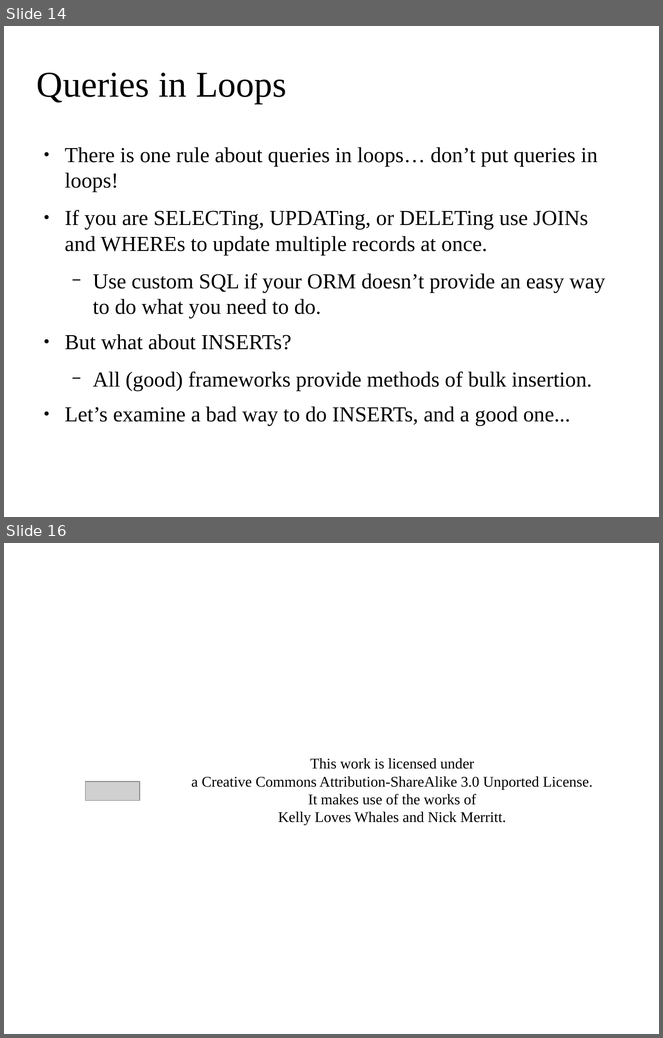
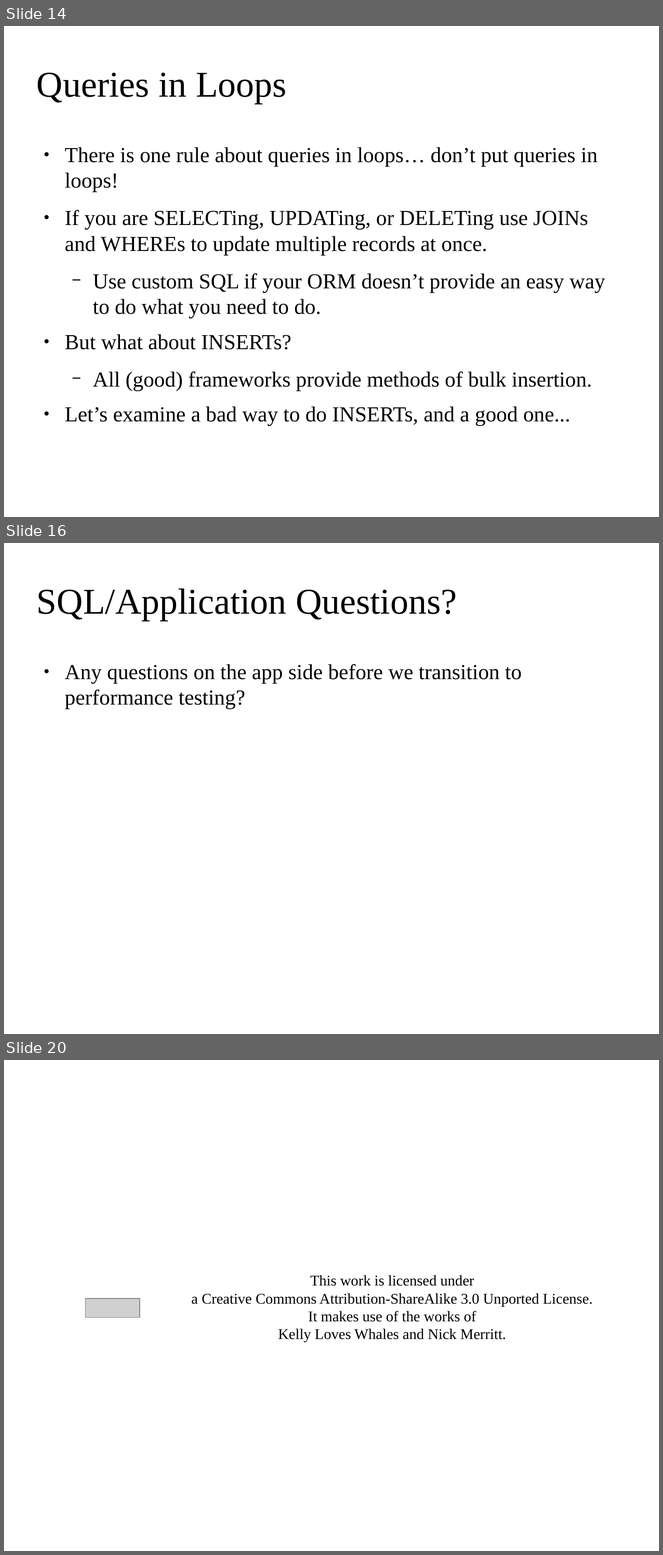
Before and after one commit to aaronFranssell/performance-tuning-and-jmeter, a slide deck: presentation.odp. Shown one above the other, each under a label of ours: slides 14 and 16 before the commit, slides 14, 16 and 20 after it; the slides between them are not shown. The pictures are 663x1038 and 663x1555 pixels, drawn with LibreOffice and Linux fonts; fonts in the diff are those of the drawing; grey boxes stand for pictures; background and template pictures are left out. Boxes give left, top, right and bottom in pixels: in the first picture for what was removed or moved away, otherwise in the second. Text is boxed around its words. In the diff, an @@ line names an element or a change of style, - is before the commit and + after.

```diff
--- a/presentation.odp
+++ b/presentation.odp
@@ slide 16 added at [4,543,659,1034], background picture (left out) @@
@@ title added at [37,588,457,621], 44 pt, text #000000 @@
+SQL/Application Questions?
@@ text added at [65,664,522,709], 26 pt, text #000000 @@
+● Any questions on the app side before we transition to performance testing?
@@ what was slide 16 is now slide 20 @@
```
Also in this commit, not shown: 1 slide changed, 3 other slides added, 2 other files.
